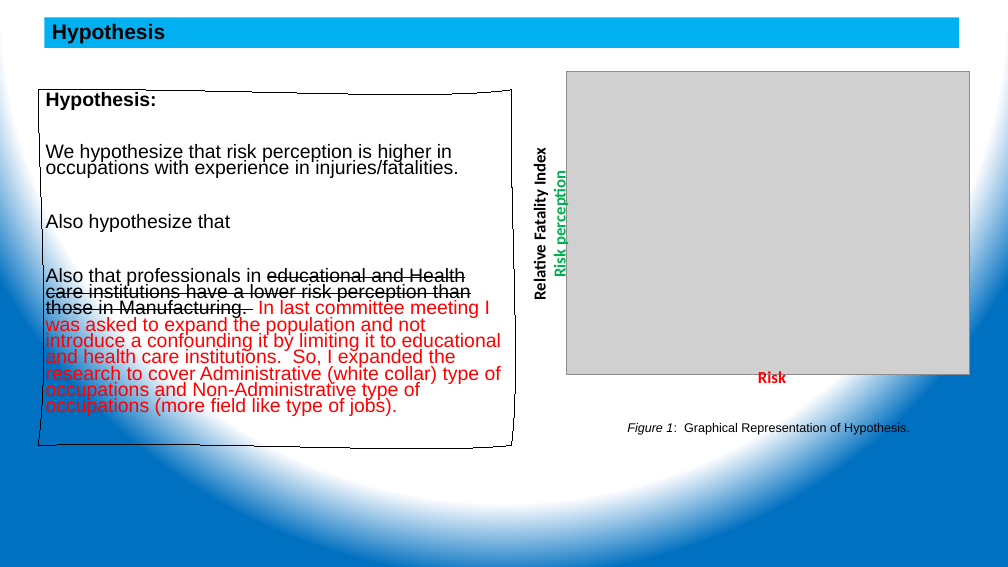
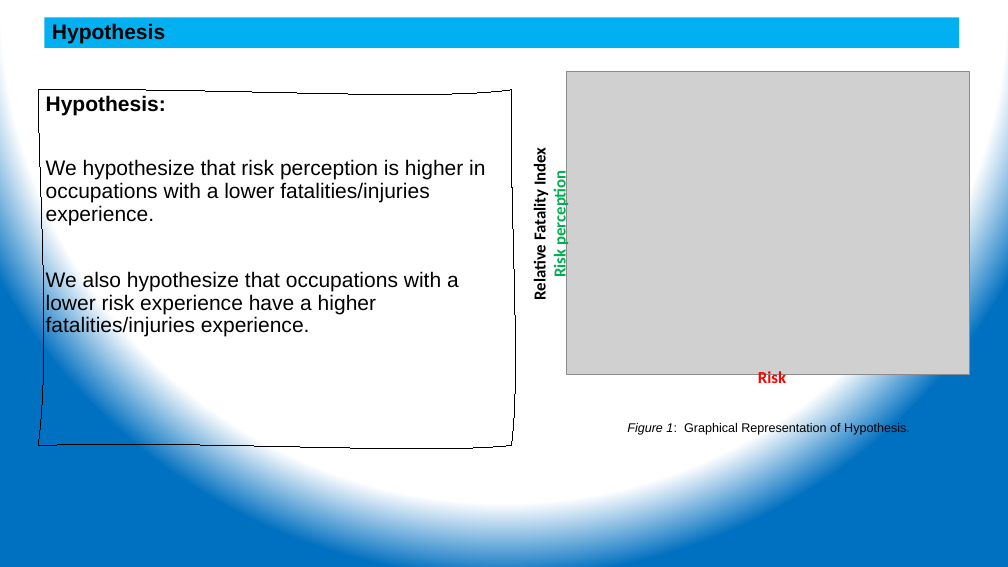
Before and after one commit to ehsintegration/yfd-phd-bls-data, a slide deck: slide 4 of D2-documentation/YennyF.Diaz-Risk Percep Injuries_CommitteeUdate 04-20-2021.pptx. Drawn at 1008x567 pixels with LibreOffice and Linux fonts; fonts in the diff are those of the drawing; grey boxes stand for pictures. Boxes give left, top, right and bottom in pixels: in the first picture for what was removed or moved away, otherwise in the second. Text is boxed around its words. In the diff, an @@ line names an element or a change of style, - is before the commit and + after.

Commit message:
updated pptx

```diff
--- a/D2-documentation/YennyF.Diaz-Risk Percep Injuries_CommitteeUdate 04-20-2021.pptx
+++ b/D2-documentation/YennyF.Diaz-Risk Percep Injuries_CommitteeUdate 04-20-2021.pptx
@@ freeform shape "Hypothesis:" at [38, 90, 511, 446]: size 18.5 to 20 pt in "Hypothesis:"; line spacing 0.7 to 0.9 @@
@@ text in freeform shape at [46, 159, 485, 337]: text changed; size 18.5 to 20 pt; text colour #FF0000 to #000000 @@
-We hypothesize that risk perception is higher in occupations with experience in injuries/fatalities.
-Also hypothesize that
-Also that professionals in educational and Health care institutions have a lower risk perception than those in Manufacturing. In last committee meeting I was asked to expand the population and not introduce a confounding it by limiting it to educational and health care institutions. So, I expanded the research to cover Administrative (white collar) type of occupations and Non-Administrative type of occupations (more field like type of jobs).
+We hypothesize that risk perception is higher in occupations with a lower fatalities/injuries experience.
+We also hypothesize that occupations with a lower risk experience have a higher fatalities/injuries experience.
```
Also in this commit, not shown: 25 other slides changed, 1 slide removed.
